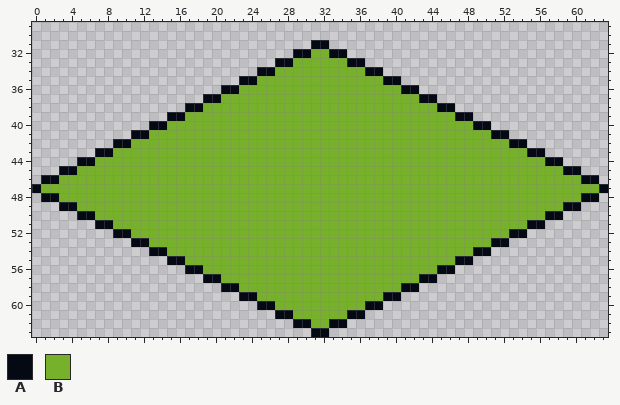
One commit to this pixel-art file: Assets/Sprites/Tiles/Ground/ground-0001.aseprite. This is how it looked before the edit.
64x64 pixels, 1 frame. Shown: x 0..63, y 29..63.
Palette (. is transparent): A #050914  B #77b02a
Pixels before, first column x 0:
31 ...............................AA...............................
32 .............................AABBAA.............................
33 ...........................AABBBBBBAA...........................
34 .........................AABBBBBBBBBBAA.........................
35 .......................AABBBBBBBBBBBBBBAA.......................
36 .....................AABBBBBBBBBBBBBBBBBBAA.....................
37 ...................AABBBBBBBBBBBBBBBBBBBBBBAA...................
38 .................AABBBBBBBBBBBBBBBBBBBBBBBBBBAA.................
39 ...............AABBBBBBBBBBBBBBBBBBBBBBBBBBBBBBAA...............
40 .............AABBBBBBBBBBBBBBBBBBBBBBBBBBBBBBBBBBAA.............
41 ...........AABBBBBBBBBBBBBBBBBBBBBBBBBBBBBBBBBBBBBBAA...........
42 .........AABBBBBBBBBBBBBBBBBBBBBBBBBBBBBBBBBBBBBBBBBBAA.........
43 .......AABBBBBBBBBBBBBBBBBBBBBBBBBBBBBBBBBBBBBBBBBBBBBBAA.......
44 .....AABBBBBBBBBBBBBBBBBBBBBBBBBBBBBBBBBBBBBBBBBBBBBBBBBBAA.....
45 ...AABBBBBBBBBBBBBBBBBBBBBBBBBBBBBBBBBBBBBBBBBBBBBBBBBBBBBBAA...
46 .AABBBBBBBBBBBBBBBBBBBBBBBBBBBBBBBBBBBBBBBBBBBBBBBBBBBBBBBBBBAA.
47 ABBBBBBBBBBBBBBBBBBBBBBBBBBBBBBBBBBBBBBBBBBBBBBBBBBBBBBBBBBBBBBA
48 .AABBBBBBBBBBBBBBBBBBBBBBBBBBBBBBBBBBBBBBBBBBBBBBBBBBBBBBBBBBAA.
49 ...AABBBBBBBBBBBBBBBBBBBBBBBBBBBBBBBBBBBBBBBBBBBBBBBBBBBBBBAA...
50 .....AABBBBBBBBBBBBBBBBBBBBBBBBBBBBBBBBBBBBBBBBBBBBBBBBBBAA.....
51 .......AABBBBBBBBBBBBBBBBBBBBBBBBBBBBBBBBBBBBBBBBBBBBBBAA.......
52 .........AABBBBBBBBBBBBBBBBBBBBBBBBBBBBBBBBBBBBBBBBBBAA.........
53 ...........AABBBBBBBBBBBBBBBBBBBBBBBBBBBBBBBBBBBBBBAA...........
54 .............AABBBBBBBBBBBBBBBBBBBBBBBBBBBBBBBBBBAA.............
55 ...............AABBBBBBBBBBBBBBBBBBBBBBBBBBBBBBAA...............
56 .................AABBBBBBBBBBBBBBBBBBBBBBBBBBAA.................
57 ...................AABBBBBBBBBBBBBBBBBBBBBBAA...................
58 .....................AABBBBBBBBBBBBBBBBBBAA.....................
59 .......................AABBBBBBBBBBBBBBAA.......................
60 .........................AABBBBBBBBBBAA.........................
61 ...........................AABBBBBBAA...........................
62 .............................AABBAA.............................
63 ...............................AA...............................
New version:
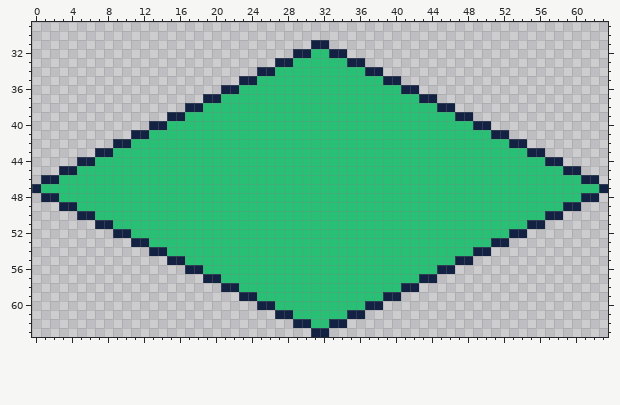
Change:
Colour A changes from #050914 to #132243.
Colour B changes from #77b02a to #28c074.
Pixel boxes of the changes (left, top, right, bottom) in both pictures:
changed: (32, 40, 608, 337)
